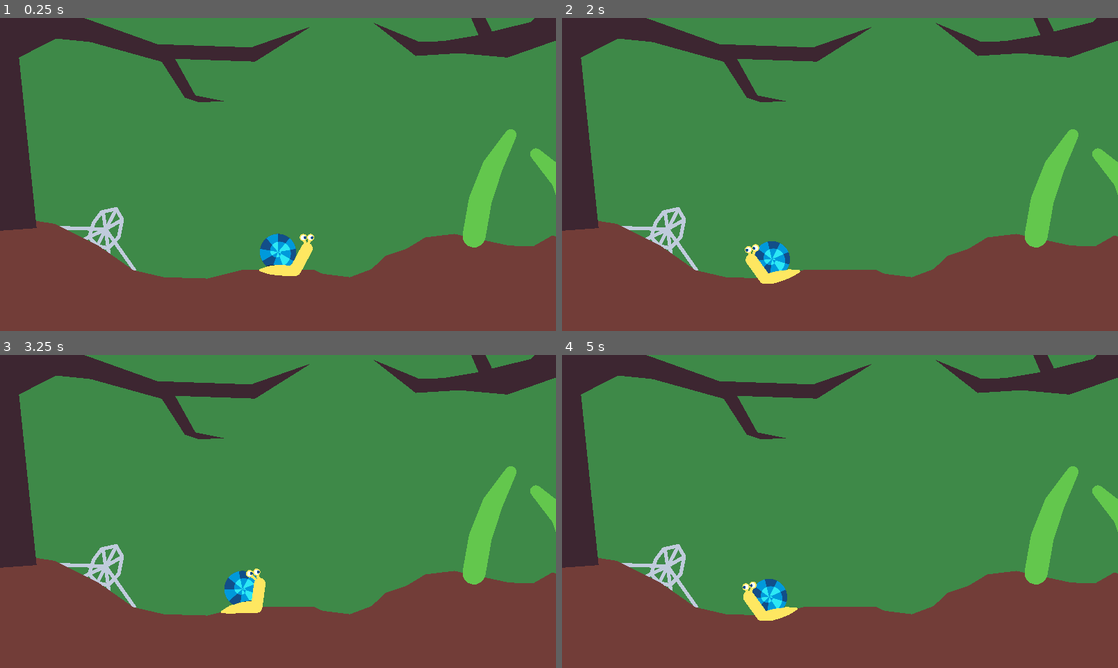
Above: before the commit, frames 1-4 (two rows, left to right).
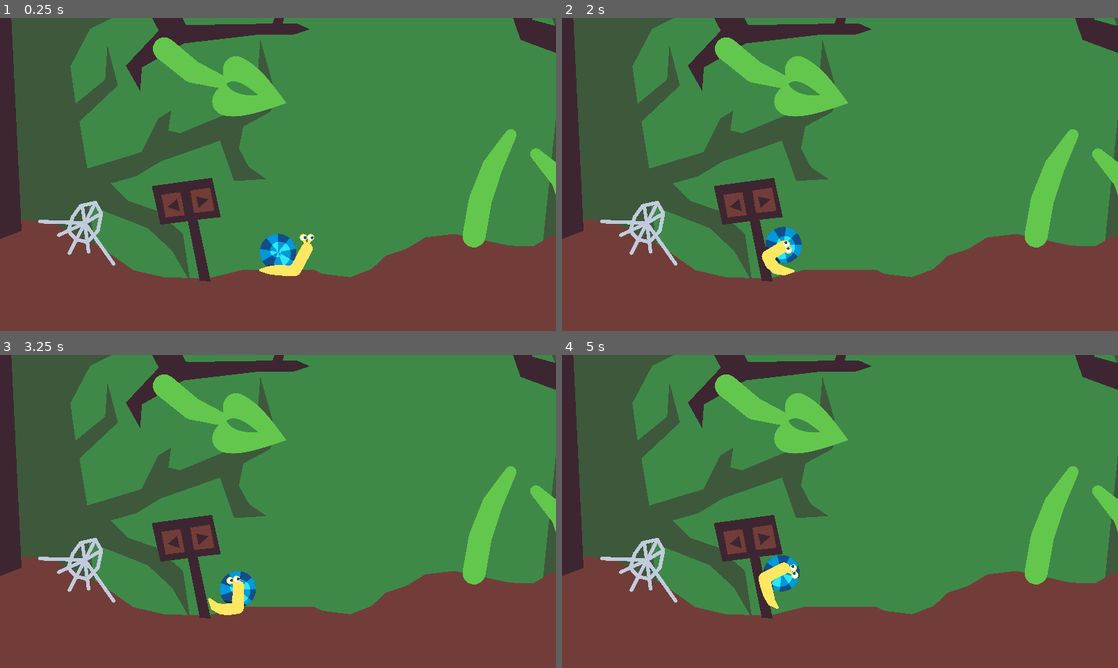
Above: after the commit, the same moments.

Repository: ThomasBringer/LD56
Game: Godot game, scene res://main/main.tscn
Two runs of this game, one before a commit and one after it. Both use one fixed random seed, a clock stepped at 60 frames per second and the inputs below. Sound files missing from this copy of the repository are replaced by a short silence.
Inputs:
- Up to frame 1 (0.25 s): no input
- Up to frame 2 (2 s): tap Enter at 0.5 s; hold Right (move_right) 0.53-1.28 s; hold Space (shell) 0.53-1.28 s; hold A (move_left) from 1.28 s (still down); tap Space (shell) at 1.35 s
- Up to frame 3 (3.25 s): release A (move_left) at 2.03 s; hold Space (shell) 2.03-2.78 s; hold Right (move_right) from 2.03 s (still down); tap Space (shell) at 2.85 s
- Up to frame 4 (5 s): release Right (move_right) at 3.53 s; hold Space (shell) 3.53-4.28 s; hold A (move_left) from 3.53 s (still down); tap Enter at 4.25 s; tap Space (shell) at 4.35 s

The runs differ from the first frame. In frame 1, 23% of the frame differs, in the area x 0-100%, y 0-85%; in frame 2, 24%; in frame 3, 24%; in frame 4, 24%.

Commit message:
parallax

Diff:
--- a/game/ground/stopper.tscn
+++ b/game/ground/stopper.tscn
@@ -6,7 +6,7 @@
 
 [node name="Stopper" type="StaticBody2D" groups=["stopper"]]
 modulate = Color(0.752941, 0.796078, 0.862745, 1)
-z_index = -20
+z_index = -9
 collision_layer = 64
 collision_mask = 3
 
--- a/game/main/main.tscn
+++ b/game/main/main.tscn
@@ -1,6 +1,7 @@
-[gd_scene load_steps=16 format=3 uid="uid://2wqowd4uydil"]
+[gd_scene load_steps=21 format=3 uid="uid://2wqowd4uydil"]
 
 [ext_resource type="PackedScene" uid="uid://b4muiwy510xda" path="res://snail/snail.tscn" id="1_77obm"]
+[ext_resource type="AudioStream" uid="uid://cs03edgk0ym1g" path="res://audio/garden-ambience-236744.mp3" id="1_askrw"]
 [ext_resource type="Script" path="res://main/plant.gd" id="3_gxp2c"]
 [ext_resource type="PackedScene" uid="uid://bm1ypnqh4imiw" path="res://ground/ground_poly.tscn" id="3_kianb"]
 [ext_resource type="PackedScene" uid="uid://cqedsbp3sxn4t" path="res://plant/plants/grass.tscn" id="4_a41y7"]
@@ -11,7 +12,10 @@
 [ext_resource type="PackedScene" uid="uid://c2m5f5n5nuty3" path="res://ground/stopper.tscn" id="8_geiuo"]
 [ext_resource type="PackedScene" uid="uid://7vpdscomc3jn" path="res://ground/normal props/stump.tscn" id="9_1y5qf"]
 [ext_resource type="PackedScene" uid="uid://d0pmsqckmoevo" path="res://ground/normal props/branch.tscn" id="9_6yofo"]
+[ext_resource type="PackedScene" uid="uid://140nvc0woc67" path="res://ground/plant props/leaf_3.tscn" id="11_bllld"]
+[ext_resource type="PackedScene" uid="uid://c0ic3qxnloe0h" path="res://ground/plant props/leaf_2.tscn" id="12_d5l22"]
 [ext_resource type="PackedScene" uid="uid://djb6dgn4hxfg2" path="res://ground/plant props/leaf_4.tscn" id="12_gxki3"]
+[ext_resource type="Shader" path="res://misc/mix colors.gdshader" id="15_vjkhb"]
 
 [sub_resource type="WorldBoundaryShape2D" id="WorldBoundaryShape2D_ljyjs"]
 normal = Vector2(1, 0)
@@ -23,7 +27,18 @@
 _data = [Vector2(0, 1), 0.0, 0.0, 0, 0, Vector2(1, 0.5), -1.75, 0.0, 0, 0]
 point_count = 2
 
+[sub_resource type="ShaderMaterial" id="ShaderMaterial_aekaq"]
+shader = ExtResource("15_vjkhb")
+shader_parameter/color1 = Color(0.243137, 0.152941, 0.192157, 1)
+shader_parameter/color2 = Color(0.243137, 0.537255, 0.282353, 1)
+shader_parameter/t = 0.5
+
 [node name="Main" type="Node2D"]
+
+[node name="AudioStreamPlayer" type="AudioStreamPlayer" parent="."]
+stream = ExtResource("1_askrw")
+volume_db = -10.0
+autoplay = true
 
 [node name="Snail" parent="." node_paths=PackedStringArray("boundary_left", "boundary_right", "boundary_down") instance=ExtResource("1_77obm")]
 unique_name_in_owner = true
@@ -77,7 +92,7 @@
 position = Vector2(5510, -485)
 
 [node name="Plant" type="Node2D" parent="."]
-position = Vector2(-2468, -2673)
+position = Vector2(-2531, -3158)
 script = ExtResource("3_gxp2c")
 
 [node name="Line2D" type="Line2D" parent="Plant"]
@@ -90,7 +105,7 @@
 end_cap_mode = 2
 
 [node name="PlantPart" parent="Plant" instance=ExtResource("4_orsdx")]
-position = Vector2(649, 332)
+position = Vector2(838, 306)
 rotation = 0.174533
 bend_amount = 2.0
 
@@ -127,20 +142,88 @@
 position = Vector2(0, -250)
 rotation = 0.1309
 
+[node name="Plant2" type="Node2D" parent="."]
+position = Vector2(2342, -2406)
+script = ExtResource("3_gxp2c")
+
+[node name="Line2D" type="Line2D" parent="Plant2"]
+points = PackedVector2Array(0, 0, -315, -286, -410, -605, -543, -981)
+width = 160.0
+width_curve = SubResource("Curve_lr7ag")
+default_color = Color(0.388235, 0.780392, 0.301961, 1)
+joint_mode = 2
+begin_cap_mode = 2
+end_cap_mode = 2
+
+[node name="PlantPart" parent="Plant2" instance=ExtResource("4_orsdx")]
+position = Vector2(-86, -35)
+rotation = -1.24617
+
+[node name="PlantPart2" parent="Plant2/PlantPart" instance=ExtResource("4_orsdx")]
+position = Vector2(0.228205, -250.138)
+rotation = -0.349066
+
+[node name="Leaf3" parent="Plant2/PlantPart/PlantPart2" instance=ExtResource("11_bllld")]
+position = Vector2(0, -250)
+
+[node name="Plant4" type="Node2D" parent="."]
+position = Vector2(-438, -1016)
+script = ExtResource("3_gxp2c")
+
+[node name="Line2D" type="Line2D" parent="Plant4"]
+points = PackedVector2Array(0, 0, -315, -286, -410, -605, -543, -981)
+width = 160.0
+width_curve = SubResource("Curve_lr7ag")
+default_color = Color(0.388235, 0.780392, 0.301961, 1)
+joint_mode = 2
+begin_cap_mode = 2
+end_cap_mode = 2
+
+[node name="PlantPart" parent="Plant4" instance=ExtResource("4_orsdx")]
+position = Vector2(-347, -386)
+rotation = 2.25491
+
+[node name="PlantPart2" parent="Plant4/PlantPart" instance=ExtResource("4_orsdx")]
+position = Vector2(0.228205, -250.138)
+rotation = -0.349066
+
+[node name="Leaf3" parent="Plant4/PlantPart/PlantPart2" instance=ExtResource("11_bllld")]
+position = Vector2(0, -250)
+
+[node name="Plant3" type="Node2D" parent="."]
+position = Vector2(3635, -2203)
+script = ExtResource("3_gxp2c")
+
+[node name="Line2D" type="Line2D" parent="Plant3"]
+points = PackedVector2Array(0, 0, -315, -286, -410, -605, -543, -981)
+width = 160.0
+width_curve = SubResource("Curve_lr7ag")
+default_color = Color(0.388235, 0.780392, 0.301961, 1)
+joint_mode = 2
+begin_cap_mode = 2
+end_cap_mode = 2
+
+[node name="PlantPart" parent="Plant3" instance=ExtResource("4_orsdx")]
+rotation = -2.23547
+
+[node name="Leaf2" parent="Plant3/PlantPart" instance=ExtResource("12_d5l22")]
+position = Vector2(0, -250)
+rotation = -0.364511
+
 [node name="Branch" parent="." instance=ExtResource("9_6yofo")]
-position = Vector2(4414, -1451)
+position = Vector2(4351, -1936)
 
 [node name="CollisionPolygon2D" parent="Branch" index="0"]
-polygon = PackedVector2Array(117, -363, 98, 208, -460, -176, -1307, -566, -2078, -423, -2287, -81, -2829, 109, -3161, 79, -3463, 98, -3757, -132, -3440, 0, -3278, -4, -3029, -45, -3182, -400, -3358, -602, -3888, -940, -4377, -952, -4547, -884, -4733, -738, -5014, -688, -5346, -784, -4993, -738, -4747, -823, -4560, -956, -4381, -1037, -3806, -1008, -3275, -668, -3111, -432, -2936, -71, -2668, -136, -2196, -636, -1234, -778)
+polygon = PackedVector2Array(135, 166, 75, 766, -524, -37, -997, -343, -1854, -409, -1951, 163, -2082, 435, -2420, 566, -2676, 472, -2766, 211, -2955, 117, -3161, 79, -3463, 98, -3757, -132, -3440, 0, -3278, -4, -3029, -45, -3182, -400, -3358, -602, -3888, -940, -4377, -952, -4547, -884, -4733, -738, -5014, -688, -5346, -784, -4993, -738, -4747, -823, -4560, -956, -4381, -1037, -3806, -1008, -3275, -668, -3111, -432, -2936, -71, -2706, 28, -2592, 333, -2435, 376, -2179, 286, -2098, 6, -2042, -613, -932, -553)
 
 [node name="Branch2" parent="." instance=ExtResource("9_6yofo")]
-position = Vector2(4414, -1451)
+position = Vector2(4351, -1936)
 
 [node name="CollisionPolygon2D" parent="Branch2" index="0"]
-polygon = PackedVector2Array(-7776, -358, -6650, -1982, -6470, -1921, -6322, -1696, -6304, -896, -6167, -886, -6067, -276, -5246, 17, -4600, 39, -4185, -106, -4572, 137, -5125, 118, -4985, 370, -4785, 410, -4961, 418, -5057, 386, -5217, 138, -5709, 2, -5945, -22, -6203, 108, -6081, 1286, -6431, 1311)
+polygon = PackedVector2Array(-7776, -358, -7429, -1982, -7302, -2737, -6513, -3296, -5971, -3330, -6106, -931, -5978, -903, -5985, -397, -5913, -231, -5246, 17, -4628, -50, -4317, -224, -4160, -205, -4317, -174, -4564, 9, -5125, 118, -4985, 370, -4226, 357, -4131, 399, -4242, 435, -4480, 435, -5000, 496, -5291, 663, -5303, 825, -5402, 650, -5174, 408, -5323, 133, -5709, 2, -5945, -22, -6203, 108, -6122, 1790, -7448, 2296)
 
 [node name="Stopper2" parent="." instance=ExtResource("8_geiuo")]
-position = Vector2(-1190, -157)
+position = Vector2(-1334, -200)
 rotation = 0.479007
 
 [node name="Line2D5" parent="Stopper2" index="5"]
@@ -159,7 +242,7 @@
 points = PackedVector2Array(0, 0, 306.576, 158.543)
 
 [node name="Stopper" parent="." instance=ExtResource("8_geiuo")]
-position = Vector2(-623, -2022)
+position = Vector2(-686, -2507)
 
 [node name="Line2D" parent="Stopper" index="1"]
 points = PackedVector2Array(-94, -2, -74, 58, 0, 128, 79, 76, 104, 4, 70, -113, -1, -158, -80, -92)
@@ -187,9 +270,90 @@
 
 [node name="Line2D9" parent="Stopper" index="9"]
 points = PackedVector2Array(0, 0, 302, -180)
+
+[node name="Sign" parent="." instance=ExtResource("3_kianb")]
+position = Vector2(-531, 3)
+
+[node name="CollisionPolygon2D" parent="Sign" index="0"]
+polygon = PackedVector2Array(-341, -458, -281, -191, -91.3286, -216.053, -9, 197, 66, 200, -24.0491, -225.771, 136, -244, 76, -515)
+
+[node name="Polygon2D" parent="Sign/CollisionPolygon2D" index="0"]
+color = Color(0.243137, 0.152941, 0.192157, 1)
+
+[node name="Polygon2D2" type="Polygon2D" parent="Sign"]
+color = Color(0.45098, 0.243137, 0.223529, 1)
+polygon = PackedVector2Array(-275, -398, -144, -416, -113, -258, -244, -241)
+
+[node name="Polygon2D3" type="Polygon2D" parent="Sign"]
+color = Color(0.45098, 0.243137, 0.223529, 1)
+polygon = PackedVector2Array(-74, -427, 61, -447, 92, -288, -50, -272)
+
+[node name="Polygon2D4" type="Polygon2D" parent="Sign"]
+color = Color(0.243137, 0.152941, 0.192157, 1)
+polygon = PackedVector2Array(-166, -369, -146, -285, -232, -314)
+
+[node name="Polygon2D5" type="Polygon2D" parent="Sign"]
+color = Color(0.243137, 0.152941, 0.192157, 1)
+polygon = PackedVector2Array(-35, -386, 53, -367, -17, -307)
+
+[node name="Sign3" parent="." instance=ExtResource("3_kianb")]
+position = Vector2(125, -1516)
+
+[node name="CollisionPolygon2D" parent="Sign3" index="0"]
+position = Vector2(-36, 40)
+polygon = PackedVector2Array(-231, -456, -260, -223, -88, -223, -137, -66, -65, -67, -24.0491, -225.771, 163, -228, 188, -468)
+
+[node name="Polygon2D" parent="Sign3/CollisionPolygon2D" index="0"]
+color = Color(0.243137, 0.152941, 0.192157, 1)
+
+[node name="Polygon2D2" type="Polygon2D" parent="Sign3"]
+color = Color(0.45098, 0.243137, 0.223529, 1)
+polygon = PackedVector2Array(-233, -326, 83, -335, 85, -242, -244, -241)
+
+[node name="Polygon2D4" type="Polygon2D" parent="Sign3"]
+color = Color(0.243137, 0.152941, 0.192157, 1)
+polygon = PackedVector2Array(53, -264, -192, -265, -192, -300, -174, -302, -175, -280, 31, -276, 29, -306, 48, -309)
+
+[node name="Sign2" parent="." instance=ExtResource("3_kianb")]
+position = Vector2(4171, -583)
+
+[node name="CollisionPolygon2D" parent="Sign2" index="0"]
+polygon = PackedVector2Array(-558, 216, -418, 136, -312, 235, -291, 48, 218, 43, 220, -20, -285, -7, -259, -187, -398, -320, -543, -183)
+
+[node name="Polygon2D" parent="Sign2/CollisionPolygon2D" index="0"]
+color = Color(0.243137, 0.152941, 0.192157, 1)
+
+[node name="Polygon2D2" type="Polygon2D" parent="Sign2"]
+color = Color(0.45098, 0.243137, 0.223529, 1)
+polygon = PackedVector2Array(-500, -165, -402, -259, -311, -153, -338, 130, -421, 47, -511, 118)
+
+[node name="ParallaxBackground" type="ParallaxBackground" parent="."]
+
+[node name="ParallaxLayer" type="ParallaxLayer" parent="ParallaxBackground"]
+material = SubResource("ShaderMaterial_aekaq")
+motion_scale = Vector2(0.5, 0.5)
+
+[node name="ColorRect" type="ColorRect" parent="ParallaxBackground/ParallaxLayer"]
+visible = false
+offset_left = -1116.0
+offset_top = -2496.0
+offset_right = 3197.0
+offset_bottom = 1040.0
+color = Color(1, 0, 0, 1)
+
+[node name="Polygon2D" type="Polygon2D" parent="ParallaxBackground/ParallaxLayer"]
+use_parent_material = true
+polygon = PackedVector2Array(-1342, 1370, -1300, -2988, -742, -2988, -571, -946, 135, -1160, 390, -1661, 459, -2030, 545, -2407, 573, -2613, 613, -2286, 551, -1816, 866, -1742, 1133, -1507, 1496, -1197, 1192, -1328, 818, -1588, 497, -1544, 219, -1005, -337.41, -733.065, -474, -474, -438, -216, -234, -382, -218, -618, -146, -342, -411.044, -92.7942, -357.47, 231.606, 18, 118, 132, -113, 223, -170, 203, -32, 283, -12, 805, -227, 838, -658, 949, -264, 905, -158, 721, -59, 690, 92, 758, 220, 879, 304, 657, 318, 559, 39, 148, 183, -18, 284, -195, 334, -74, 455, 122, 522, 304, 683, 354, 1016, 230, 801, 61, 643, -349, 482, -256, 1020, -192, 1334)
+
+[node name="Polygon2D2" type="Polygon2D" parent="ParallaxBackground/ParallaxLayer"]
+use_parent_material = true
+polygon = PackedVector2Array(2730, 1309, 4664, 1320, 3861, -818, 2786, -3556, 1994, -3081, 2930, -601)
 
 [editable path="GroundPoly"]
 [editable path="Branch"]
 [editable path="Branch2"]
 [editable path="Stopper2"]
 [editable path="Stopper"]
+[editable path="Sign"]
+[editable path="Sign3"]
+[editable path="Sign2"]
--- /dev/null
+++ b/game/misc/brightness.gdshader
@@ -0,0 +1,9 @@
+shader_type canvas_item;
+
+uniform float bright_amount;
+
+void fragment() {
+    vec4 c = texture(TEXTURE, UV);
+    c.rgb += vec3(bright_amount);
+    COLOR = c;
+}
--- /dev/null
+++ b/game/misc/mix colors.gdshader
@@ -0,0 +1,11 @@
+shader_type canvas_item;
+
+uniform vec4 color1: source_color;
+uniform vec4 color2: source_color;
+uniform float t;
+
+void fragment() {
+    vec4 c = texture(TEXTURE, UV);
+    c.rgb = (1. - t) * color1.rgb + t * color2.rgb;
+    COLOR = c;
+}
Not shown, added: game/audio/garden-ambience-236744.mp3.import
Not shown, added: game/audio/garden-ambience-236744.mp3
